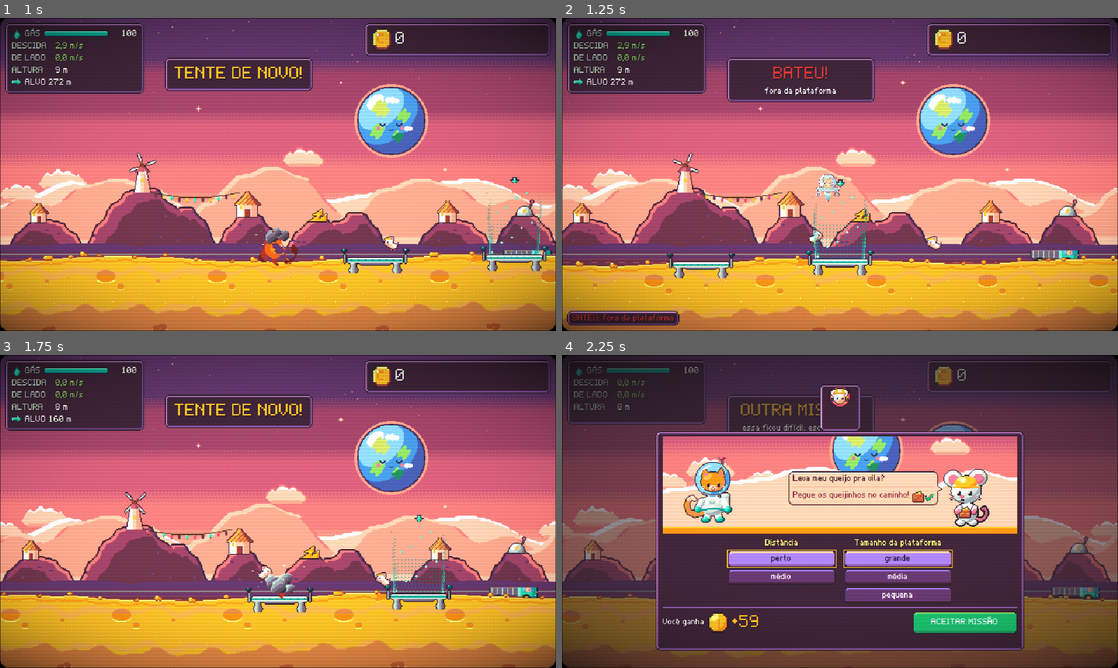
Above: before the commit, frames 1-4 (two rows, left to right).
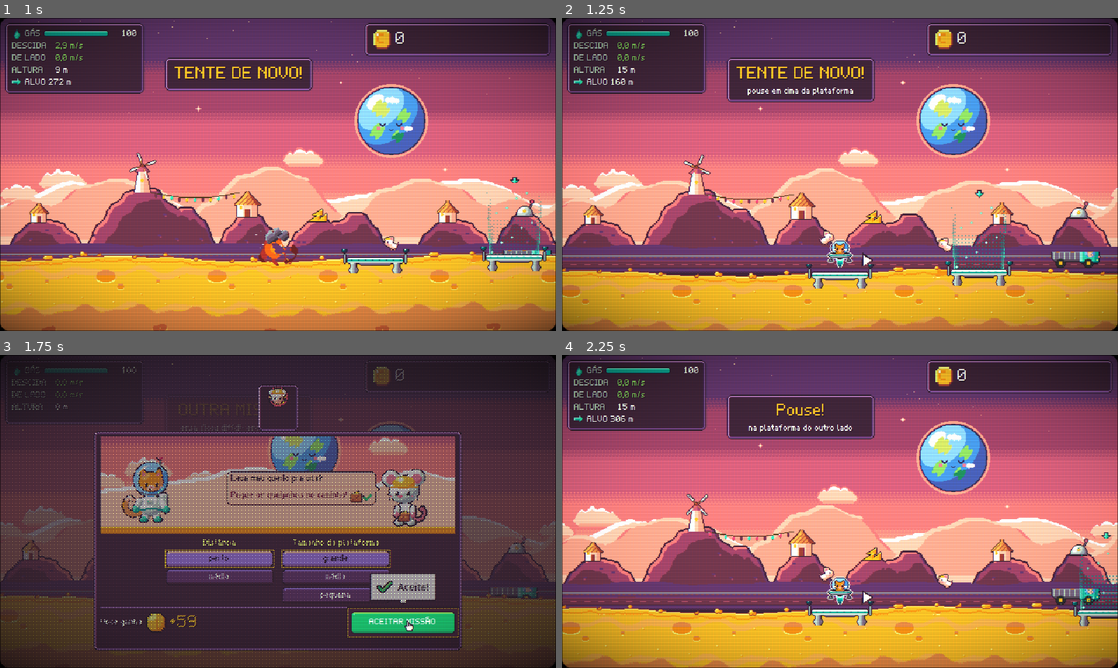
Above: after the commit, the same moments.

Repository: valdersonjr/incremental-lander
Game: Godot game, scene res://tests/integration/onboarding_flow.tscn
Same seed, same stepped clock (60 frames per second), same inputs: the game is played once before the commit and once after it. This scene is started directly instead of the project's main scene.
Inputs (mouse positions are in pixels of both pictures, inside the frame that each line leads up to):
- Up to frame 1 (1 s): tap Enter (confirm) at 0.5 s; move the mouse to (400, 158) at 0.52 s; hold D (rotate_right) from 0.53 s (still down); hold Enter (confirm) from 0.53 s (still down); click (400, 158) at 0.67 s; tap Space at 0.77 s
- Up to frame 2 (1.25 s): keep holding D (rotate_right); keep holding Enter (confirm); tap Space at 1.07 s
- Up to frame 3 (1.75 s): release D (rotate_right) at 1.25 s; release Enter (confirm) at 1.25 s; drag from (166, 527) to (250, 574) at 1.27 s
- Up to frame 4 (2.25 s): click (962, 624) at 2 s, where only the run after the commit has a clickable "ACEITAR MISSÃO"

Frame 1 is identical in both runs. In frame 2, 26% of the frame differs, in the area x 0-100%, y 8-100%; in frame 3, 89%, in the area x 0-100%, y 0-100%; in frame 4, 88%.

Commit message:
Aprendiz menos insistente e destaques de 1a visita (tela escura + balao com maozinha)
- Fantasma/balao do "tente de novo" so na 1a batida do jogo (GameState.crash_taught)
- "Veja como!" desligado (world.json onboarding.guide false): passou das repeticoes -> cartao; o jogo nao pilota sozinho
- Spotlight: tela escura em xadrez menos o botao, moldura dourada, balao com figura + 1 palavra e maozinha; um passo
  por tela, uma vez: 1o cartao (ACEITAR), 1a NAVE com dinheiro (peca), 1o Mapa (NAVE com "!" ou VOAR)
- Simulador: guide_after so com a chave ligada
- onboarding_flow cobre os destaques e o fluxo sem guia; previa --spot
- Docs: GDD 8, ARCHITECTURE, DECISIONS, HANDOFF, CHANGELOG

Co-Authored-By: Claude Opus 5.5 <noreply@anthropic.com>
Claude-Session: https://claude.ai/code/session_01JhKCi9Us7j2H5LJGQ5fDNT

Diff:
--- a/autoload/game_state.gd
+++ b/autoload/game_state.gd
@@ -20,8 +20,7 @@
 var tips: Array = []                  # dicas sem texto ja aprendidas (Coach: "thrust", "rotate"); nunca voltam
 
 const BUSES := ["Music", "Ambience", "SFX", "UI"]
-## Dicas sem texto do comeco (lista no SaveData): motor e girar (Coach) e o "tente de novo" em figura de cada
-## motivo de batida (RetryHint: fantasma + balao so na 1a batida daquele tipo).
+## Dicas do comeco (lista e significado no SaveData.TIP_IDS).
 const TIPS := SaveData.TIP_IDS
 ## Ajuda de voo que todo jogador ja tem (a raiz da arvore do Painel de bordo; as outras vem da spec, 'assist').
 const ASSIST_FREE := "nav_arrow"
@@ -366,6 +365,14 @@
 	return id in tips
 
 
+## O "tente de novo" em figura ja apareceu (uma vez no jogo todo, na 1a batida; o id guarda o motivo dela).
+func crash_taught() -> bool:
+	for id: Variant in tips:
+		if str(id).begins_with("crash_"):
+			return true
+	return false
+
+
 func learn_tip(id: String) -> void:
 	if id in TIPS and not id in tips:
 		tips.append(id)
--- a/data/world.json
+++ b/data/world.json
@@ -832,7 +832,7 @@
     }
   },
   "onboarding": {
-    "notes": "2026-10-08 (auditoria dos primeiros minutos, r …(2154 unchanged characters)…  aprendiz tem festa ('PILOTO FORMADO!').",
+    "notes": "2026-10-08 (auditoria dos primeiros minutos, r …(2154 unchanged characters)…  aprendiz tem festa ('PILOTO FORMADO!'). Correcao 3 (2026-10-08, usuario: 'toda hr que eu morro aparece um tutorial... e depois ate jogam sozinho'): o 'tente de novo' em figura aparece so na 1a batida do jogo; guide = false desliga o 'Veja como!' (passou das repeticoes -> cartao, como antes).",
     "apprentice_stars": 5,
     "first_hop": {
       "distance_m": 160.0,
@@ -849,6 +849,7 @@
     "retries_per_hop": 2,
     "lent_assists": [
       "land_level"
-    ]
+    ],
+    "guide": false
   }
 }
--- a/game/hangar/hangar.gd
+++ b/game/hangar/hangar.gd
@@ -62,6 +62,15 @@
 	Events.road_reached.connect(func(id: String) -> void:
 		if visible and not _news.has(id):                      # alcancou com a tela aberta (ex.: estrelas de dev)
 			_news.append(id))
+
+
+## Botao de compra da 1a peca que da para comprar (destaque de 1a visita); null se nenhuma.
+func first_affordable_buy() -> Button:
+	for b: Node in _body.find_children("*", "Button", true, false):
+		var bt := b as Button
+		if str(bt.get_meta(&"focus_key", "")).begins_with("buy:") and not bt.disabled and not bt.is_queued_for_deletion():
+			return bt
+	return null
 
 
 ## Mostra a PROGRESSAO atualizada na aba NAVE; a navezinha anda ate as estrelas de agora e as paradas novas festejam.
--- a/game/main.gd
+++ b/game/main.gd
@@ -27,6 +27,7 @@
 var _worlds_before := 0                         # mundos liberados no inicio do run (completar um = viagem no Mapa)
 var _title: TitleScreen = null
 var _pause: PauseMenu = null
+var _spotlight: Spotlight = null                # destaque de 1a visita (cartao, NAVE, Mapa)
 ## Segundos reais do run em andamento, sem pausa (o relogio para com o jogo pausado ou a janela sem foco): a frota
 ## e paga por este tempo, nao pelo relogio de parede.
 var _run_time := 0.0
@@ -96,6 +97,9 @@
 		get_tree().quit())
 	_pause = PAUSE_SCENE.instantiate()
 	_gui.add_child(_pause)
+	_spotlight = Spotlight.new()
+	_spotlight.name = "Spotlight"
+	_gui.add_child(_spotlight)
 	# v17: o Mapa e a tela principal. Esc na NAVE volta ao Mapa; Esc no Mapa abre o menu do jogo; fechar o menu volta
 	# ao Mapa.
 	_hangar.menu_requested.connect(func() -> void: _open_map())
@@ -182,6 +186,8 @@
 			c.visible = false
 	Telemetry.event("nave")
 	_hangar.open()
+	if GameState.can_afford_any():
+		_point(_hangar.first_affordable_buy, "spot_ship", "coin", "Compre!")
 	Sound.music("title")                                       # hangar = menu: a mesma musica calma do titulo
 	Sound.ambience(GameState.current_planet)
 
@@ -228,6 +234,7 @@
 	_gui.move_child(_world_map, -1)
 	_gui.move_child(_pause, -1)
 	_world_map.open(travel_from)
+	_point(func() -> Control: return _world_map.spotlight_target()[0], "spot_map", "", "")
 	Sound.music("title")
 	Sound.ambience(GameState.current_planet)
 
@@ -345,6 +352,7 @@
 			return
 	Telemetry.event("offers")
 	_offers.show_offers(_run, gas)
+	_point(_offers.accept_button, "spot_offer", "check", "Aceite!")
 	if _demo:
 		await get_tree().create_timer(0.5).timeout
 		var i := _run.best_offer(_flight.lander.gas)
@@ -483,6 +491,23 @@
 	_end_run()
 
 
+## Destaque de 1a visita (Spotlight, uma vez por tip): espera o layout e acende o botao de target_fn(). Mapa: icone e
+## palavra vem do proprio Mapa (NAVE com "!" ou VOAR). Fora no demo e no modo livre.
+func _point(target_fn: Callable, tip: String, icon: String, word: String) -> void:
+	if _demo or Sandbox.active() or GameState.tip_done(tip):
+		return
+	await get_tree().process_frame
+	await get_tree().process_frame
+	var target: Control = target_fn.call()
+	if tip == "spot_map":
+		var info := _world_map.spotlight_target()
+		icon = str(info[1])
+		word = str(info[2])
+	_gui.move_child(_spotlight, -1)
+	_gui.move_child(_pause, -1)
+	_spotlight.point(target, tip, icon, word)
+
+
 ## O salto atual tem a protecao do aprendiz (repete na batida, para no chao fora da plataforma)?
 func _apprentice_hop() -> bool:
 	return GameState.apprentice() and not _demo and _hop_safe
@@ -495,19 +520,19 @@
 ## volta para a partida e o cartao abre para escolher outra missao (missao dificil demais nunca prende o jogador).
 func _retry_hop(reason: String) -> void:
 	_retries += 1
-	var give_up := _guided
-	var guide := not give_up and (reason == "sem_gas"
-			or _retries > int(WorldConfig.load_config()["onboarding"]["retries_per_hop"]))
+	var onb: Dictionary = WorldConfig.load_config()["onboarding"]
+	var over_limit := reason == "sem_gas" or _retries > int(onb["retries_per_hop"])
+	var guide := bool(onb.get("guide", false)) and not _guided and over_limit   # desligado (usuario, 2026-10-08)
+	var give_up := _guided or (over_limit and not guide)
 	Telemetry.event("give_up" if give_up else ("guide" if guide else "retry"), reason)
 	var fade_s := float(WorldConfig.load_config()["onboarding"]["retry_fade_s"])
 	var flight := _flight
 	await get_tree().create_timer(0.5, false).timeout          # o "BATEU!" aparece um instante
 	if flight != _flight or _run == null or _run.over:
 		return
-	var tip := "crash_" + reason
-	var teach := not give_up and not guide and not GameState.tip_done(tip)   # figura so na 1a batida desse tipo
+	var teach := not give_up and not guide and not GameState.crash_taught()   # figura so na 1a batida do jogo
 	if teach:
-		GameState.learn_tip(tip)
+		GameState.learn_tip("crash_" + reason)
 	if teach:                                                  # fantasma: o movimento certo em cima da plataforma
 		var ghost_s := _flight.play_ghost(reason)
 		if ghost_s > 0.0:
--- a/game/run/offer_panel.gd
+++ b/game/run/offer_panel.gd
@@ -163,6 +163,11 @@
 ## Centro (tela) do botao da plataforma tier (teste de controles).
 func pad_button_center(tier: String) -> Vector2:
 	return (_option_buttons["tier:" + tier] as Button).get_global_rect().get_center()
+
+
+## Botao ACEITAR MISSAO (destaque de 1a visita).
+func accept_button() -> Button:
+	return _accept
 
 
 ## Centro (tela) do botao ACEITAR MISSAO (teste de controles).
--- /dev/null
+++ b/game/screen/spotlight.gd
@@ -0,0 +1,142 @@
+## Destaque de primeira visita (prototipo escolhido: art/previews/destaques/destaques.html, balao C, um passo por tela):
+## a tela escurece com o xadrez de 1 px do jogo (UiKit.dim_rect) menos o botao alvo, que ganha moldura dourada pulsando,
+## um balao com figura + 1 palavra e uma maozinha tocando. Clicar no alvo faz a acao e fecha; clicar fora so fecha.
+## Cada destaque aparece uma vez (dica salva em GameState.tips). So em menus, nunca no voo.
+class_name Spotlight
+extends Control
+
+const INK := Color("#2e222f")
+const WHITE := Color("#ffffff")
+const GOLD := Color("#f9c22b")
+const PAD := 3.0                                   # folga entre o alvo e a luz
+const HAND := ["..xx......", "..xwx.....", "..xwx.....", "..xwxxx...", "..xwxwxxx.", "xxxwxwxwxx", "xwxwwwwwwx",
+		"xwwwwwwwwx", ".xwwwwwwwx", ".xwwwwwwx.", "..xwwwwwx.", "..xxxxxxx."]
+
+var _target: Control = null
+var _icon: Texture2D = null
+var _word := ""
+var _dims: Array[ColorRect] = []
+var _t := 0.0
+
+
+func _ready() -> void:
+	set_anchors_and_offsets_preset(Control.PRESET_FULL_RECT)
+	mouse_filter = Control.MOUSE_FILTER_IGNORE                 # so os 4 retangulos escuros pegam o clique
+	visible = false
+	for i in 4:
+		var r := ColorRect.new()
+		UiKit.dim_rect(r)
+		r.mouse_filter = Control.MOUSE_FILTER_STOP
+		r.gui_input.connect(_on_dim_input)
+		add_child(r)
+		_dims.append(r)
+
+
+## Destaca target (uma vez por tip_id). icon = nome no atlas infantil (UiKit.kid), word = 1 palavra.
+## Devolve true se mostrou.
+func point(target: Control, tip_id: String, icon: String, word: String) -> bool:
+	if target == null or GameState.tip_done(tip_id) or not target.is_visible_in_tree():
+		return false
+	GameState.learn_tip(tip_id)                                # fechou sem fazer? nao volta (nao insiste)
+	_target = target
+	_icon = UiKit.kid(icon)
+	_word = word
+	_t = 0.0
+	if target is BaseButton:
+		(target as BaseButton).pressed.connect(close, CONNECT_ONE_SHOT)
+	visible = true
+	_layout()
+	Telemetry.event("spotlight", tip_id)
+	return true
+
+
+func close() -> void:
+	if _target != null and is_instance_valid(_target) and _target is BaseButton \
+			and (_target as BaseButton).pressed.is_connected(close):
+		(_target as BaseButton).pressed.disconnect(close)
+	_target = null
+	visible = false
+
+
+func _process(delta: float) -> void:
+	if not visible:
+		return
+	if _target == null or not is_instance_valid(_target) or not _target.is_visible_in_tree():
+		close()
+		return
+	_t += delta
+	_layout()
+	queue_redraw()
+
+
+## Luz no alvo: 4 retangulos escuros em volta do buraco.
+func _layout() -> void:
+	var h := _hole()
+	var s := size
+	var rects := [Rect2(0, 0, s.x, h.position.y), Rect2(0, h.end.y, s.x, s.y - h.end.y),
+			Rect2(0, h.position.y, h.position.x, h.size.y), Rect2(h.end.x, h.position.y, s.x - h.end.x, h.size.y)]
+	for i in 4:
+		_dims[i].position = rects[i].position
+		_dims[i].size = rects[i].size.max(Vector2.ZERO)
+
+
+func _hole() -> Rect2:
+	var r := _target.get_global_rect()
+	r.position -= global_position
+	return r.grow(PAD)
+
+
+func _on_dim_input(event: InputEvent) -> void:
+	if event is InputEventMouseButton and (event as InputEventMouseButton).pressed:
+		accept_event()
+		close()
+
+
+func _draw() -> void:
+	if _target == null:
+		return
+	var h := _hole()
+	var pulse := 1.0 if fmod(_t, 0.8) < 0.4 else 0.0
+	_frame(h.grow(2.0 + pulse), INK)
+	_frame(h.grow(1.0 + pulse), GOLD)
+	# balao em cima do alvo (embaixo se nao couber), com a ponta apontando o centro
+	var font := get_theme_default_font()
+	var fs := UiKit.FONT_SIZE
+	var tw := font.get_string_size(_word, HORIZONTAL_ALIGNMENT_LEFT, -1, fs).x
+	var bw := roundf(maxf(64.0, tw + 40.0))
+	var bh := 32.0
+	var up := h.position.y - 12.0 - bh >= 0.0
+	var cx := clampf(h.get_center().x, bw * 0.5 + 6.0, size.x - bw * 0.5 - 6.0)
+	var bob := roundf(sin(_t * 4.0) * 1.5)
+	var b := Rect2(roundf(cx - bw * 0.5), (h.position.y - 10.0 - bh if up else h.end.y + 10.0) + bob, bw, bh)
+	draw_rect(b, INK)
+	draw_rect(b.grow(-1.0), WHITE)
+	var tx := roundf(h.get_center().x)
+	if up:
+		draw_rect(Rect2(tx - 4.0, b.end.y - 1.0, 8.0, 4.0), INK)
+		draw_rect(Rect2(tx - 3.0, b.end.y - 1.0, 6.0, 3.0), WHITE)
+		draw_rect(Rect2(tx - 1.0, b.end.y + 3.0, 2.0, 2.0), INK)
+	else:
+		draw_rect(Rect2(tx - 4.0, b.position.y - 3.0, 8.0, 4.0), INK)
+		draw_rect(Rect2(tx - 3.0, b.position.y - 2.0, 6.0, 3.0), WHITE)
+		draw_rect(Rect2(tx - 1.0, b.position.y - 5.0, 2.0, 2.0), INK)
+	if _icon != null:
+		draw_texture(_icon, b.position + Vector2(5.0, 4.0))
+	draw_string(font, Vector2(b.position.x + 32.0, b.position.y + 20.0), _word, HORIZONTAL_ALIGNMENT_LEFT, -1, fs, INK)
+	# maozinha tocando o centro do alvo
+	var press := 0.0 if fmod(_t, 1.0) < 0.5 else 3.0
+	var hp := (h.get_center() + Vector2(2.0, -2.0 + press)).round()
+	for j in HAND.size():
+		var row: String = HAND[j]
+		for i in row.length():
+			if row[i] == "x":
+				draw_rect(Rect2(hp + Vector2(i, j), Vector2.ONE), INK)
+			elif row[i] == "w":
+				draw_rect(Rect2(hp + Vector2(i, j), Vector2.ONE), WHITE)
+
+
+func _frame(r: Rect2, c: Color) -> void:
+	draw_rect(Rect2(r.position, Vector2(r.size.x, 1.0)), c)
+	draw_rect(Rect2(Vector2(r.position.x, r.end.y - 1.0), Vector2(r.size.x, 1.0)), c)
+	draw_rect(Rect2(r.position, Vector2(1.0, r.size.y)), c)
+	draw_rect(Rect2(Vector2(r.end.x - 1.0, r.position.y), Vector2(1.0, r.size.y)), c)
--- a/game/worlds/world_map.gd
+++ b/game/worlds/world_map.gd
@@ -123,6 +123,13 @@
 	right.add_child(_ship)
 
 
+## Destaque de 1a visita: a NAVE se ela tem "!" (da para comprar), senao VOAR. [botao, icone infantil, palavra]
+func spotlight_target() -> Array:
+	if _ship.text.ends_with("!"):
+		return [_ship, "coins", "Melhore!"]
+	return [_fly, "flame_b", "Voe!"]
+
+
 ## Abre o mapa com o mundo atual escolhido. travel_from = mundo que acabou de ficar completo: a navezinha viaja dele
 ## ate o mundo novo (ja escolhido) e o aviso "X completo! Y abriu!" aparece.
 func open(travel_from: String = "") -> void:
--- a/scripts/save/save_data.gd
+++ b/scripts/save/save_data.gd
@@ -18,10 +18,10 @@
 ## por TIP_IDS (= GameState.TIPS).
 ## Reputacao por ratinho (v14): rep_points {tipo: pontos}, validado pelos tipos da spec.
 ## Recordes pessoais guardados (GameState.RECORDS; saves antigos sem recordes comecam vazios).
-## Dicas sem texto do comeco: motor e girar (Coach) e o "tente de novo" em figura de cada motivo de batida
-## (RetryHint: fantasma + balao so na 1a batida daquele tipo).
+## Dicas do comeco: motor e girar (Coach), "tente de novo" em figura (RetryHint: so na 1a batida do jogo; o id
+## guarda o motivo dela) e os destaques de 1a visita (Spotlight: cartao, NAVE, Mapa).
 const TIP_IDS := ["thrust", "rotate", "crash_vertical_rapido", "crash_fora_da_plataforma", "crash_horizontal_rapido",
-		"crash_inclinado", "crash_sem_gas"]
+		"crash_inclinado", "crash_sem_gas", "spot_offer", "spot_ship", "spot_map"]
 const RECORD_IDS := ["run_money", "run_deliveries", "run_distance", "run_perfect", "best_delivery"]
 
 
--- a/tests/integration/onboarding_flow.gd
+++ b/tests/integration/onboarding_flow.gd
@@ -1,8 +1,8 @@
 ## Teste de integracao dos PRIMEIROS MINUTOS (auditoria FTUE, 2026-10-08; world.json > onboarding), numa pasta propria
 ## (user://itest_onboarding). Jogo novo comeca voando no 1o salto ja aceito (perto, relevo baixo, sem minijogo) ->
 ## aprendiz bate e tenta o mesmo salto de novo (run continua, gas do comeco do salto) -> pouso devagar fora da
-## plataforma para no chao -> falhou o limite de tentativas: "Veja como!" (piloto automatico; o motor devolve a nave)
-## -> o guia tambem falhou: volta ao cartao de missoes (relevo baixo antes da 1a entrega) -> o guia pousa e a entrega vale -> fim do run com dinheiro vai para a NAVE (so PECAS, sem x10/MAX) -> Mapa mostra moedas e
+## plataforma para no chao -> falhou o limite de tentativas: "Veja como!"
+## (desligado) -> volta ao cartao de missoes (relevo baixo antes da 1a entrega) -> destaques de 1a visita (cartao, NAVE, Mapa) -> fim do run com dinheiro vai para a NAVE (so PECAS, sem x10/MAX) -> Mapa mostra moedas e
 ## "!" na NAVE -> veterano que bate acaba o run. Imprime ONBOARDING_TEST OK ou FALHOU.
 extends Node
 
@@ -62,69 +62,53 @@
 	_check(not crashed[0] and l.state == Lander.State.LANDED, "pouso devagar fora: parou no chao (estado %s)" % [
 			Lander.State.keys()[l.state]])
 	_check(not flight.retry_hint.balloon_visible(), "decolou: o balao some")
-	# bug do loop (2026-10-08): o aprendiz que falha o mesmo salto de novo e de novo volta ao cartao de missoes
+	# bug do loop (2026-10-08): depois de retries_per_hop repeticoes volta ao cartao de missoes. "Veja como!" desligado
+	# (usuario: o jogo nao pilota sozinho) e o fantasma/balao so na 1a batida do jogo (outro motivo nao mostra de novo)
 	var tries := int(WorldConfig.load_config()["onboarding"]["retries_per_hop"])
+	var ghost_seen := [false]
+	var watch := func() -> void: ghost_seen[0] = ghost_seen[0] or flight._focus_ghost
+	get_tree().process_frame.connect(watch)
 	for k in tries:                                            # 1a batida ja foi; mais `tries` = passou do limite
 		await _wait_ready(main)
 		flight.lander.state = Lander.State.FLYING
 		var before: int = main._retries
 		flight.lander.crash_now("fora_da_plataforma")
-		await _until(func() -> bool: return main._offers.visible or (main._retries > before and flight.lander.visible))
-	# passou do limite: "Veja como!" (piloto automatico no mesmo salto; qualquer comando devolve a nave)
-	_check(main._guided and flight.guided and flight.lander.autopilot != null and flight.gentle,
-			"depois das tentativas: Veja como! no mesmo salto")
+		await _until(func() -> bool: return main._offers.visible or (main._retries > before and flight.lander.visible
+				and main._fade.modulate.a < 0.05))
+		if k == 0:
+			_check(not flight.retry_hint.balloon_visible(), "2a batida (outro motivo): sem balao")
+	get_tree().process_frame.disconnect(watch)
+	_check(not ghost_seen[0], "fantasma so na 1a batida do jogo")
+	_check(not main._guided and flight.lander.autopilot == null, "Veja como! desligado: o jogo nao pilota sozinho")
+	_check(not main._run.over and main._offers.visible, "depois das tentativas: cartao de missoes (nao repete mais)")
 	_check(GameState.assist_lent("land_level") and not GameState.assist_on("land_level"),
 			"aprendiz: Nivelador emprestado (sem aparecer como comprado)")
-	await _wait_ready(main)
-	var press := InputEventAction.new()
-	press.action = &"thrust"
-	press.pressed = true
-	Input.parse_input_event(press)
-	await _frames(2)
-	press = press.duplicate()
-	press.pressed = false
-	Input.parse_input_event(press)
-	_check(flight.lander.autopilot == null and not flight.guided, "apertar o motor tira o piloto automatico")
-	flight.lander.state = Lander.State.FLYING
-	flight.lander.crash_now("fora_da_plataforma")              # nem com o guia: cartao de missoes
-	await _until(func() -> bool: return main._offers.visible)
-	_check(not main._run.over and main._offers.visible, "guia tambem falhou: cartao de missoes (nao repete mais)")
 	_check(is_equal_approx(flight.lander.gas, gas0) and flight.lander.visible
 			and flight.lander.state == Lander.State.LANDED, "de volta na partida com o gas do comeco do salto")
 	_check(flight.target_pad_id < 0, "sem alvo enquanto escolhe")
+	await _frames(4)
+	_check(main._spotlight.visible and main._spotlight._target == main._offers.accept_button(),
+			"1o cartao: destaque no ACEITAR MISSAO")
 	main._on_offer_chosen(0)                                   # escolheu outra: voa normalmente
 	await _wait_ready(main)
+	_check(not main._spotlight.visible, "cartao fechado: destaque some")
 	_check(main._retries == 0 and not main._run.over, "missao nova zera as tentativas")
-	_check(main._flight.gentle and not main._guided, "antes da 1a entrega: relevo baixo tambem na missao escolhida")
-	# o guia pousa sozinho e a entrega vale (o aprendiz nunca fica preso)
-	var ghost_seen := [false]                                  # "vertical_rapido" ja foi ensinado na 1a batida
-	var watch := func() -> void: ghost_seen[0] = ghost_seen[0] or main._flight._focus_ghost
-	get_tree().process_frame.connect(watch)
-	for k in tries + 1:
-		await _wait_ready(main)
-		main._flight.lander.state = Lander.State.FLYING
-		main._flight.lander.crash_now("vertical_rapido")
-		await _until(func() -> bool: return main._flight.lander.state != Lander.State.CRASHED and main._fade.modulate.a < 0.05)
-		if k == 0:
-			_check(not main._flight.retry_hint.balloon_visible(), "2a batida do mesmo tipo: sem balao")
-	get_tree().process_frame.disconnect(watch)
-	_check(not ghost_seen[0], "fantasma so na 1a batida do tipo")
-	_check(main._guided and main._flight.lander.autopilot != null, "Veja como! na missao escolhida")
-	await _until(func() -> bool: return not main._run.deliveries.is_empty() or main._offers.visible, 900)
-	_check(main._run.deliveries.size() == 1 and GameState.stars == 1, "o guia pousou e a entrega valeu (entregas %d)" % [
-			main._run.deliveries.size()])
+	_check(main._flight.gentle, "antes da 1a entrega: relevo baixo tambem na missao escolhida")
 	# fim do run com dinheiro para uma peca: CONTINUAR vai para a NAVE (1a visita: so PECAS, x1)
 	main._run.finish("sem_gas")
 	main._end_run()
 	await _frames(2)
-	GameState.resources["credits"] = 100.0                     # depois do fim do run (a entrega do guia ja pagou)
+	GameState.resources["credits"] = 100.0                     # depois do fim do run (o bonus de recorde ja pagou)
 	main._on_continue()
-	await _frames(3)
+	await _frames(4)
 	var hangar: Hangar = main._hangar
 	_check(hangar.visible, "fim do run com dinheiro deveria abrir a NAVE")
+	_check(main._spotlight.visible and main._spotlight._target == hangar.first_affordable_buy(),
+			"1a NAVE com dinheiro: destaque na peca que da para comprar")
 	_check(not hangar._tabs.visible and not hangar._bulk_box.visible, "1a visita a NAVE: so PECAS, sem x10/MAX")
 	main._open_map()
-	await _frames(2)
+	await _frames(4)
+	_check(main._spotlight.visible and main._spotlight._target == map._ship, "1o Mapa: destaque na NAVE com '!'")
 	_check(map._coins_label.text == "100" and map._ship.text.ends_with("!"), "Mapa: moedas e '!' na NAVE (%s / %s)" % [
 			map._coins_label.text, map._ship.text])
 	# bug 2026-10-08 ("acabou o gas" com 23 de gas): aprendiz com pouco gas ve o cartao e pode tentar (o run so acaba
@@ -149,6 +133,8 @@
 	main._on_launch_requested()
 	await _frames(3)
 	_check(main._offers.visible, "veterano: escolhe o pedido no cartao")
+	await _frames(4)
+	_check(not main._spotlight.visible, "destaque do cartao nao volta")
 	main._on_offer_chosen(0)
 	await _wait_ready(main)
 	main._flight.lander.state = Lander.State.FLYING
--- a/tests/visual/flight_ui_preview.gd
+++ b/tests/visual/flight_ui_preview.gd
@@ -1,6 +1,6 @@
 ## Previa da interface do voo (HUD, ofertas, rodape, pausa) sobre o jogo real, sem o menu inicial.
 ## gdtool.py capture res://tests/visual/flight_ui_preview.tscn --frames 40 --every 39 -- --no_title [--pause]
-## [--new: jogador novo (1o salto ja aceito, treinador sem t …(184 unchanged characters)…  fantasma + balao do tente de novo] [--sandbox] [--missions] [--no_offers] [--se …(274 unchanged characters)…
+## [--new: jogador novo (1o salto ja aceito, treinador sem t …(184 unchanged characters)…  fantasma + balao do tente de novo] [--spot: destaques de 1a visita] [--sandbox] [--missions] [--no_offers] [--se …(274 unchanged characters)…
 extends Node
 
 const MAIN := preload("res://game/main.tscn")
@@ -8,6 +8,8 @@
 
 func _ready() -> void:
 	var args := OS.get_cmdline_user_args()
+	if not "--spot" in args:                                   # destaques de 1a visita so com --spot
+		GameState.tips.append_array(["spot_offer", "spot_ship", "spot_map"])
 	if not "--new" in args:                                    # veterano (o cartao de missoes); --new = jogador novo
 		GameState.stars = maxi(GameState.stars, int(WorldConfig.load_config()["onboarding"]["apprentice_stars"]))
 	if "--rep" in args:                                        # reputacao com o mineiro no nivel 2
Not shown, added: game/screen/spotlight.gd.uid
Not shown, changed: .claude/skills/economy-balance/scripts/econ.py
Not shown, changed: balance/CHANGELOG.md
Not shown, changed: docs/ARCHITECTURE.md
Not shown, changed: docs/DECISIONS.md
Not shown, changed: docs/GDD.md
Not shown, changed: docs/HANDOFF.md
